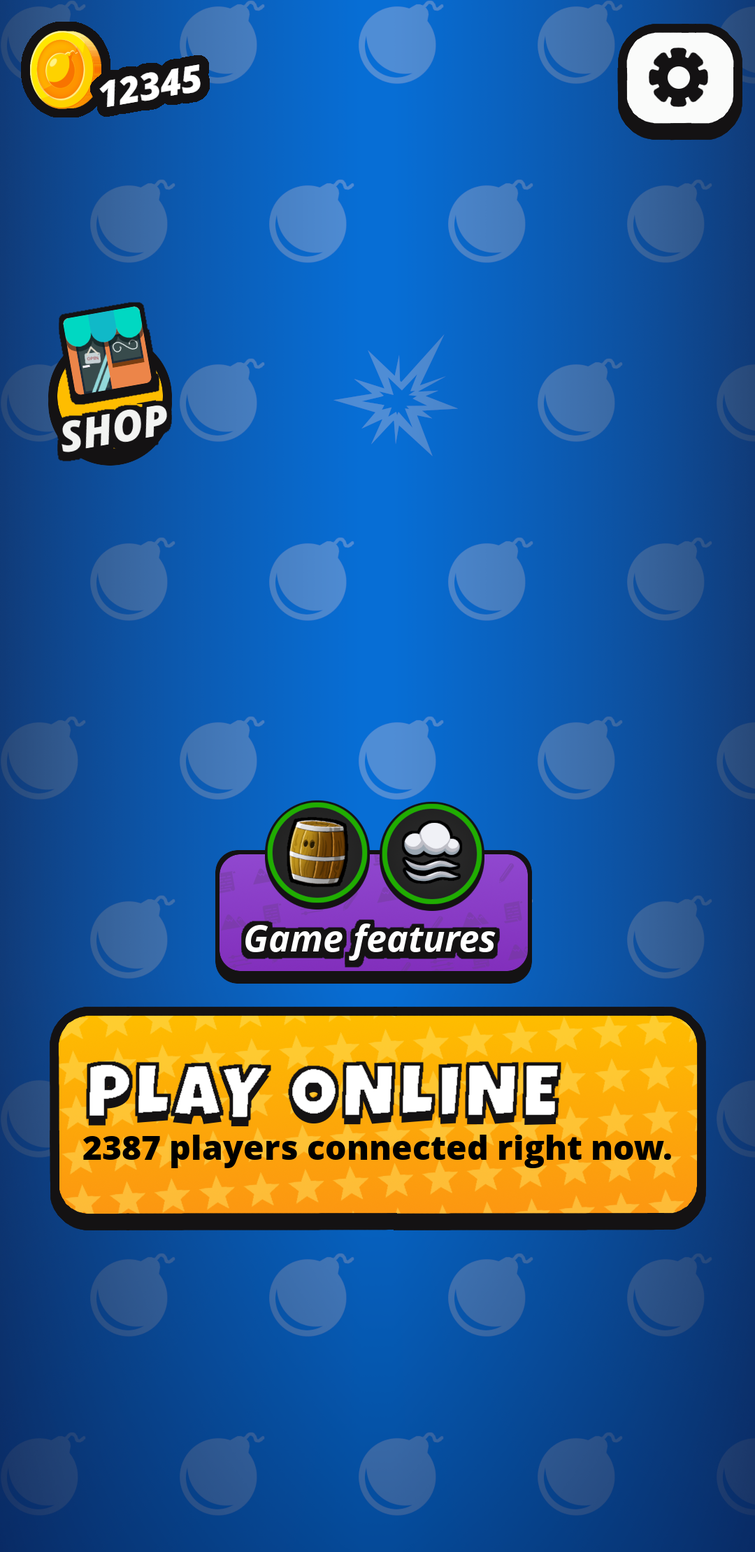
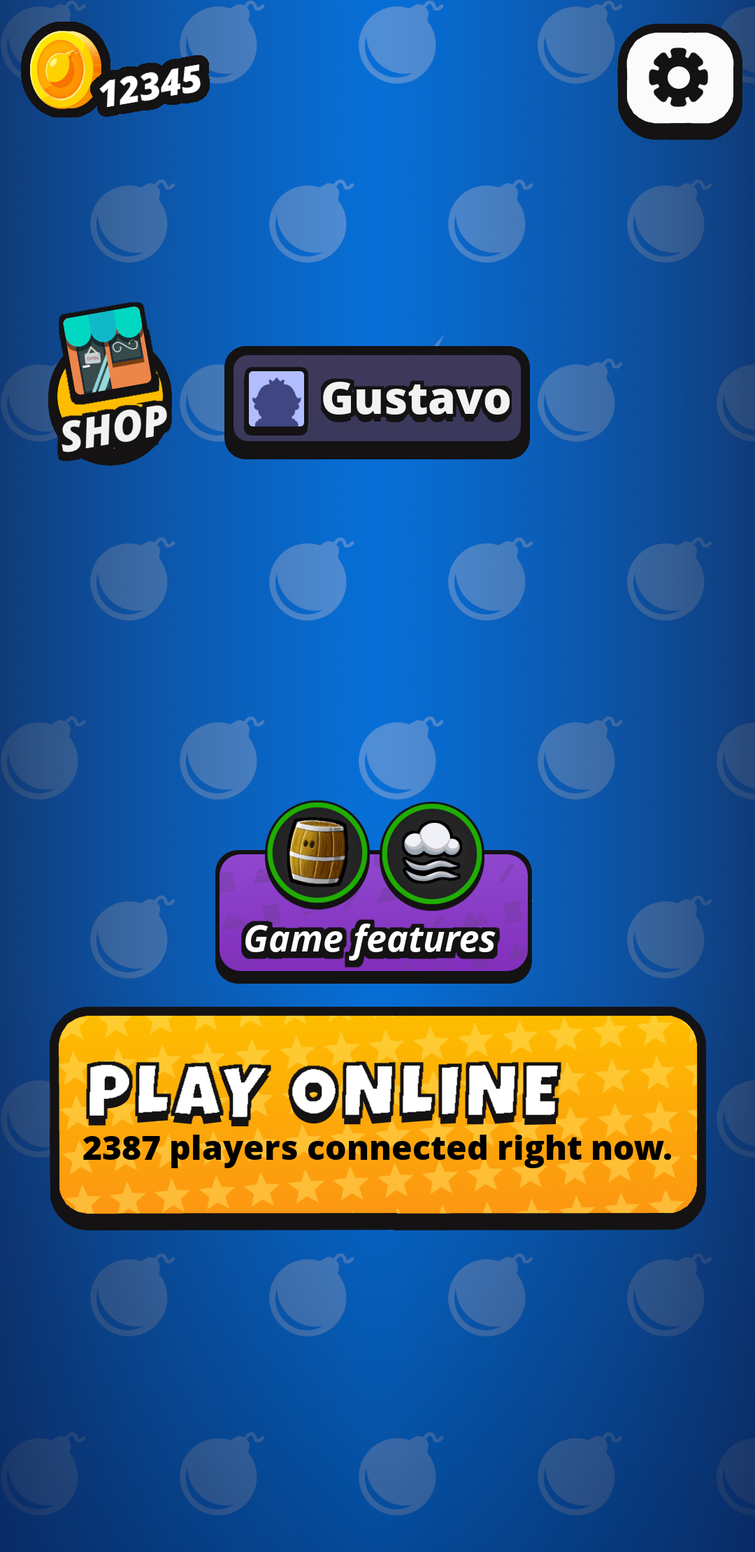
Layer changes from the first 755px x 1552px image to the second:
added group "nickname" with 12 layers above "background" over <box>224,346,531,460</box>
added group "gustavo straight" with 3 layers in group "nickname" over <box>320,378,512,423</box>
added layer "Gustavo #7" in group "gustavo straight" over <box>323,381,511,415</box>
added layer "Gustavo #8" in group "gustavo straight" over <box>320,378,512,419</box>
added layer "Gustavo #9" in group "gustavo straight" over <box>323,389,511,423</box>
added layer "border #1" in group "nickname" over <box>224,346,531,451</box>
added group "silhouette parts shifted shadow" with 4 layers in group "nickname" over <box>244,367,309,436</box>
added layer "silhouette #1" in group "silhouette parts shifted shadow" over <box>251,376,302,428</box>
added layer "silhouette frame #1" in group "silhouette parts shifted shadow" over <box>244,367,309,431</box>
added layer "silhouette frame background" in group "silhouette parts shifted shadow" over <box>247,369,306,428</box>
added layer "silhouette frame shadow" in group "silhouette parts shifted shadow" over <box>244,372,308,436</box>
added layer "fill grey" in group "nickname" over <box>230,351,526,444</box>
added layer "shadow #1" in group "nickname" over <box>224,355,531,460</box>
